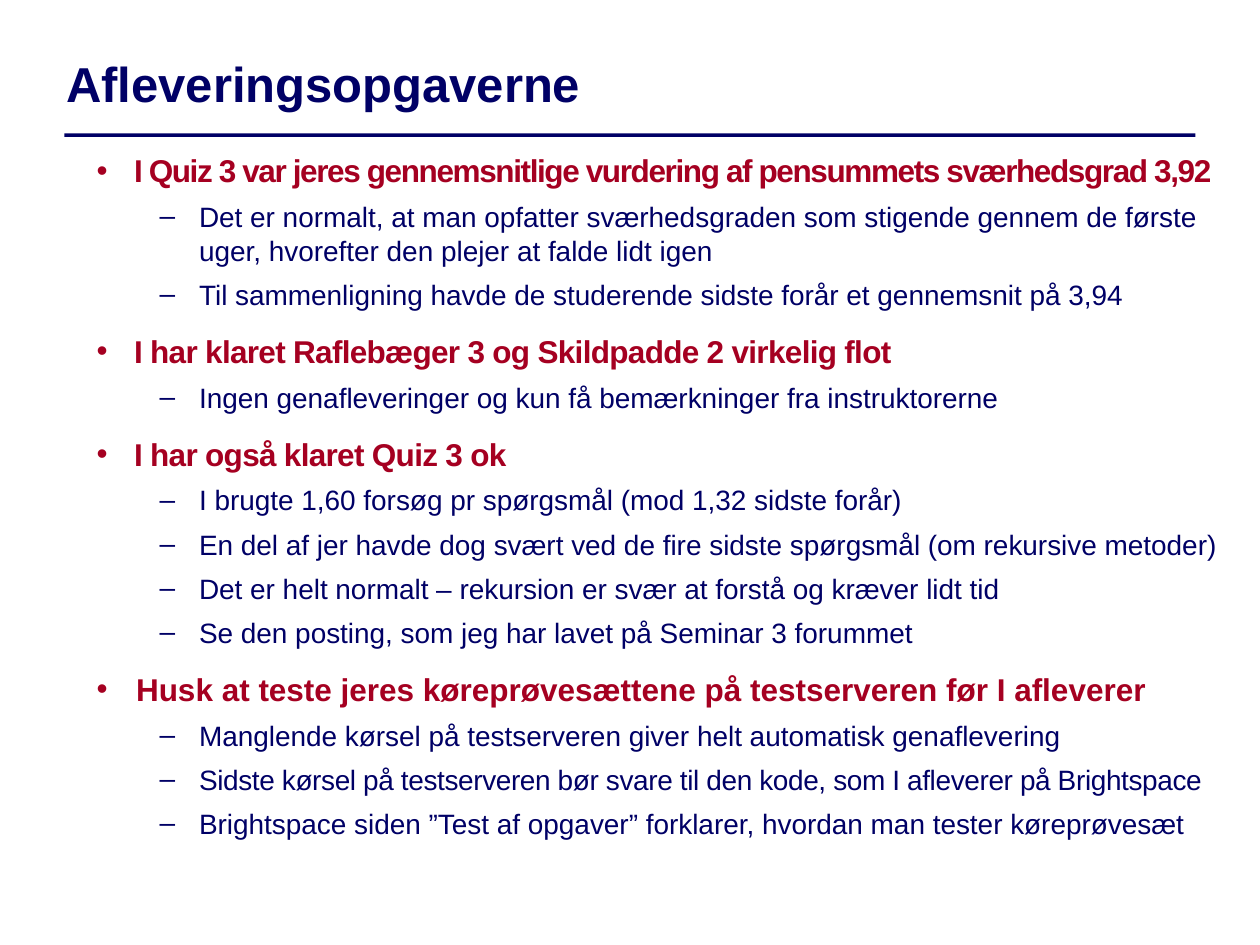
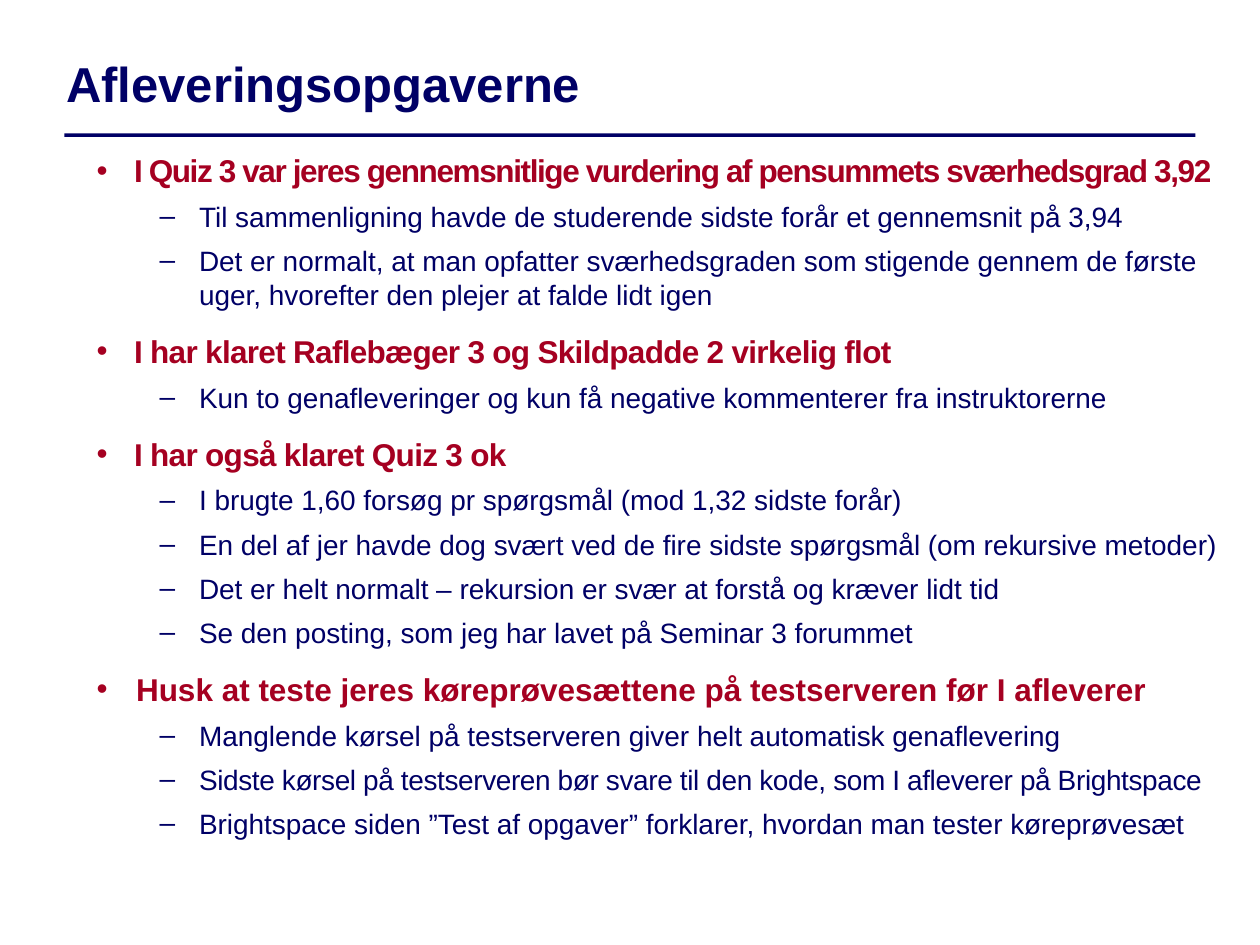
Before and after one commit to IntProgAU/Materiale, a slide deck: slide 2 of web/g22/status/Status4.pptx. Drawn at 1260x945 pixels with LibreOffice and Linux fonts; fonts in the diff are those of the drawing. Boxes give left, top, right and bottom in pixels: in the first picture for what was removed or moved away, otherwise in the second. Text is boxed around its words. In the diff, an @@ line names an element or a change of style, - is before the commit and + after.

```diff
--- a/web/g22/status/Status4.pptx
+++ b/web/g22/status/Status4.pptx
@@ text at [199, 205, 1122, 232]: paragraph added @@
+  – Til sammenligning havde de studerende sidste forår et gennemsnit på 3,94
@@ text at [199, 283, 1122, 310]: paragraph removed @@
-  – Til sammenligning havde de studerende sidste forår et gennemsnit på 3,94
@@ text at [199, 386, 1107, 413]: text changed @@
-  – Ingen genafleveringer og kun få bemærkninger fra instruktorerne
+  – Kun to genafleveringer og kun få negative kommenterer fra instruktorerne
```
